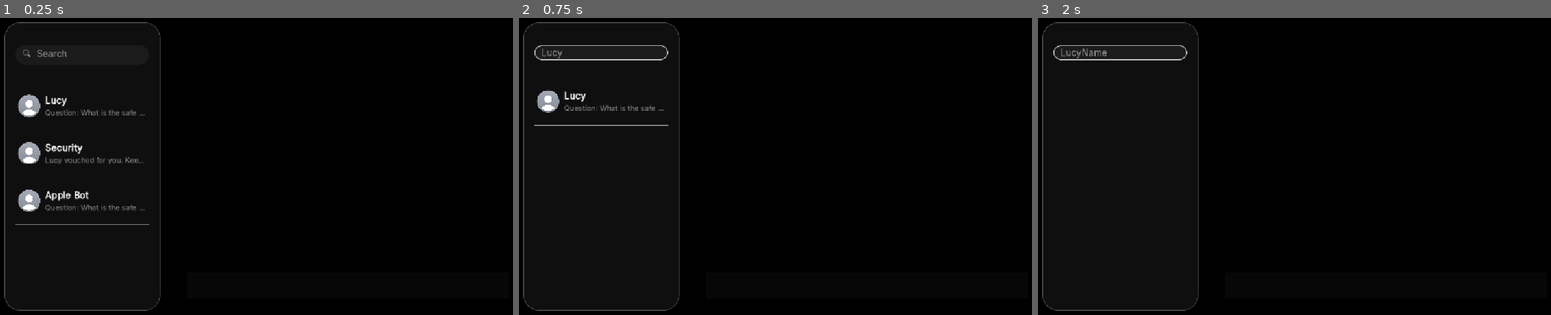
Above: before the commit, frames 1-3 (left to right).
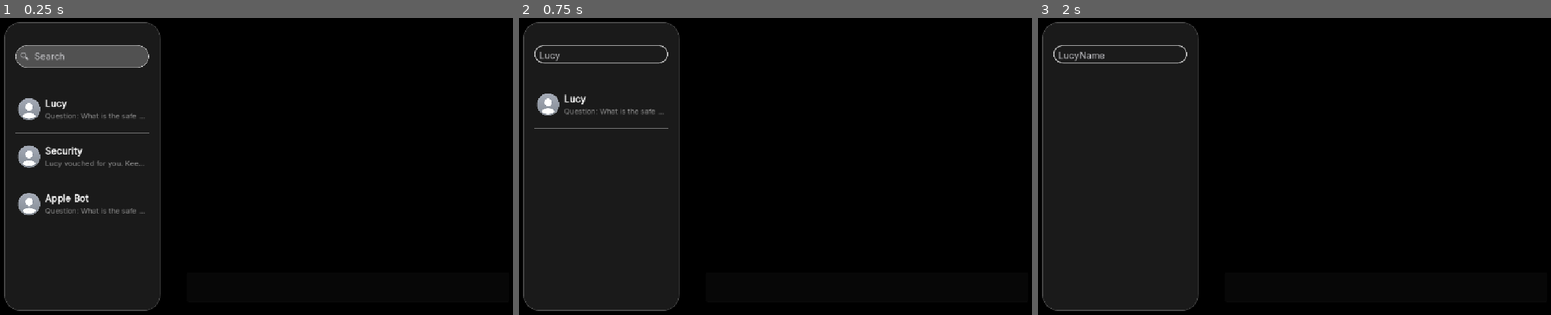
Above: after the commit, the same moments.

Repository: josephsmithberger/copy-paste-interrogate
Game: Godot game, scene res://scenes/main_window.tscn
Same seed, same stepped clock (60 frames per second), same inputs: the game is played once before the commit and once after it.
Inputs (mouse positions are in pixels of both pictures, inside the frame that each line leads up to):
- Up to frame 1 (0.25 s): no input
- Up to frame 2 (0.75 s): click (601, 53) at 0.52 s; type "Lucy" at 0.6 s
- Up to frame 3 (2 s): type "Name" at 1.25 s

The runs differ from the first frame. In frame 1, 3.7% of the frame differs, in the area x 2-30%, y 9-70%; in frame 2, 1.0%; in frame 3, 0.4%.

Commit message:
Liquid Glass

Diff:
--- a/assets/ui/liquid_glass/liquid_glass.tres
+++ b/assets/ui/liquid_glass/liquid_glass.tres
@@ -4,7 +4,7 @@
 
 [resource]
 shader = ExtResource("1_mqwbe")
-shader_parameter/rect_size = Vector2(100, 100)
-shader_parameter/blur_amount = 0.3
+shader_parameter/rect_size = Vector2(105.1, 16.62)
+shader_parameter/blur_amount = 0.0800000038
 shader_parameter/corner_power = 8.0
-shader_parameter/edge_falloff = 8.0
+shader_parameter/edge_falloff = 0.0
--- a/scenes/main_window.tscn
+++ b/scenes/main_window.tscn
@@ -14,7 +14,7 @@
 content_margin_left = 25.0
 content_margin_top = 10.0
 content_margin_right = 25.0
-bg_color = Color(0.05882353, 0.05882353, 0.05882353, 1)
+bg_color = Color(0.101960786, 0.101960786, 0.101960786, 1)
 border_width_left = 2
 border_width_top = 2
 border_width_right = 2
@@ -28,6 +28,22 @@
 
 [sub_resource type="StyleBoxEmpty" id="StyleBoxEmpty_lr1yk"]
 
+[sub_resource type="StyleBoxFlat" id="StyleBoxFlat_qvr6y"]
+content_margin_left = 10.0
+content_margin_top = 10.0
+content_margin_right = 10.0
+content_margin_bottom = 5.0
+bg_color = Color(0.6, 0.6, 0.6, 0.43137255)
+border_width_left = 2
+border_width_top = 2
+border_width_right = 2
+border_width_bottom = 2
+border_blend = true
+corner_radius_top_left = 25
+corner_radius_top_right = 25
+corner_radius_bottom_right = 25
+corner_radius_bottom_left = 25
+
 [sub_resource type="ShaderMaterial" id="ShaderMaterial_exmdq"]
 shader = ExtResource("4_ax7xg")
 shader_parameter/blur_strength = 4.0
@@ -45,6 +61,24 @@
 gradient = SubResource("Gradient_lp381")
 width = 90
 height = 90
+
+[sub_resource type="StyleBoxFlat" id="StyleBoxFlat_c4u0h"]
+content_margin_left = 10.0
+content_margin_top = 10.0
+content_margin_right = 10.0
+content_margin_bottom = 5.0
+bg_color = Color(0.6, 0.6, 0.6, 0.17254902)
+border_width_left = 3
+border_width_top = 3
+border_width_right = 3
+border_width_bottom = 3
+border_color = Color(0.1882353, 0.1882353, 0.1882353, 1)
+border_blend = true
+corner_radius_top_left = 30
+corner_radius_top_right = 30
+corner_radius_bottom_right = 30
+corner_radius_bottom_left = 30
+shadow_size = 2
 
 [node name="Control" type="Control"]
 layout_mode = 3
@@ -104,8 +138,11 @@
 custom_minimum_size = Vector2(50, 0)
 layout_mode = 2
 theme = ExtResource("1_ax7xg")
+theme_override_colors/font_color = Color(0.7462125, 0.7462356, 0.7615554, 1)
 theme_override_colors/font_selected_color = Color(0.003921569, 0.5254902, 1, 0.57254905)
+theme_override_colors/font_placeholder_color = Color(0.7864755, 0.786502, 0.7998847, 1)
 theme_override_font_sizes/font_size = 20
+theme_override_styles/normal = SubResource("StyleBoxFlat_qvr6y")
 placeholder_text = "🔍  Search"
 
 [node name="Search_padding2" type="HSeparator" parent="MarginContainer/HSplitContainer/PanelContainer/ScrollContainer/Chatlist"]
@@ -161,11 +198,13 @@
 theme = ExtResource("1_ax7xg")
 theme_override_colors/font_color = Color(1, 1, 1, 1)
 theme_override_colors/font_selected_color = Color(0, 0.41423574, 0.79860514, 0.57254905)
-theme_override_colors/font_placeholder_color = Color(0.59607846, 0.59607846, 0.6156863, 1)
+theme_override_colors/font_placeholder_color = Color(0.72308296, 0.7231039, 0.73940086, 1)
 theme_override_colors/clear_button_color = Color(0.5033745, 0.5033746, 0.5033746, 1)
 theme_override_colors/clear_button_color_pressed = Color(0.6319401, 0.6319462, 0.6509897, 1)
 theme_override_font_sizes/font_size = 30
 theme_override_icons/clear = ExtResource("5_exmdq")
+theme_override_styles/normal = SubResource("StyleBoxFlat_c4u0h")
+theme_override_styles/focus = SubResource("StyleBoxFlat_c4u0h")
 placeholder_text = "iMessage"
 max_length = 50
 keep_editing_on_text_submit = true
--- a/scenes/npc_message_bubble.tscn
+++ b/scenes/npc_message_bubble.tscn
@@ -27,7 +27,7 @@
 size_flags_vertical = 4
 theme_override_constants/margin_left = 40
 theme_override_constants/margin_top = 22
-theme_override_constants/margin_right = 12
+theme_override_constants/margin_right = 25
 theme_override_constants/margin_bottom = 22
 
 [node name="message" type="RichTextLabel" parent="MarginContainer"]
@@ -35,7 +35,7 @@
 focus_mode = 2
 theme = ExtResource("2_i0r60")
 theme_override_colors/selection_color = Color(0.003921569, 0.5254902, 1, 0.57254905)
-theme_override_font_sizes/normal_font_size = 30
+theme_override_font_sizes/normal_font_size = 40
 text = "Hello, this is a test."
 fit_content = true
 scroll_active = false
--- a/scenes/user_message_bubble.tscn
+++ b/scenes/user_message_bubble.tscn
@@ -34,7 +34,7 @@
 focus_mode = 2
 theme = ExtResource("3_r6wk0")
 theme_override_colors/selection_color = Color(0, 0.41423574, 0.79860514, 0.57254905)
-theme_override_font_sizes/normal_font_size = 30
+theme_override_font_sizes/normal_font_size = 40
 bbcode_enabled = true
 text = "this is a test"
 fit_content = true
Not shown: 1 places in scenes/main_window.tscn that only renumber resources
